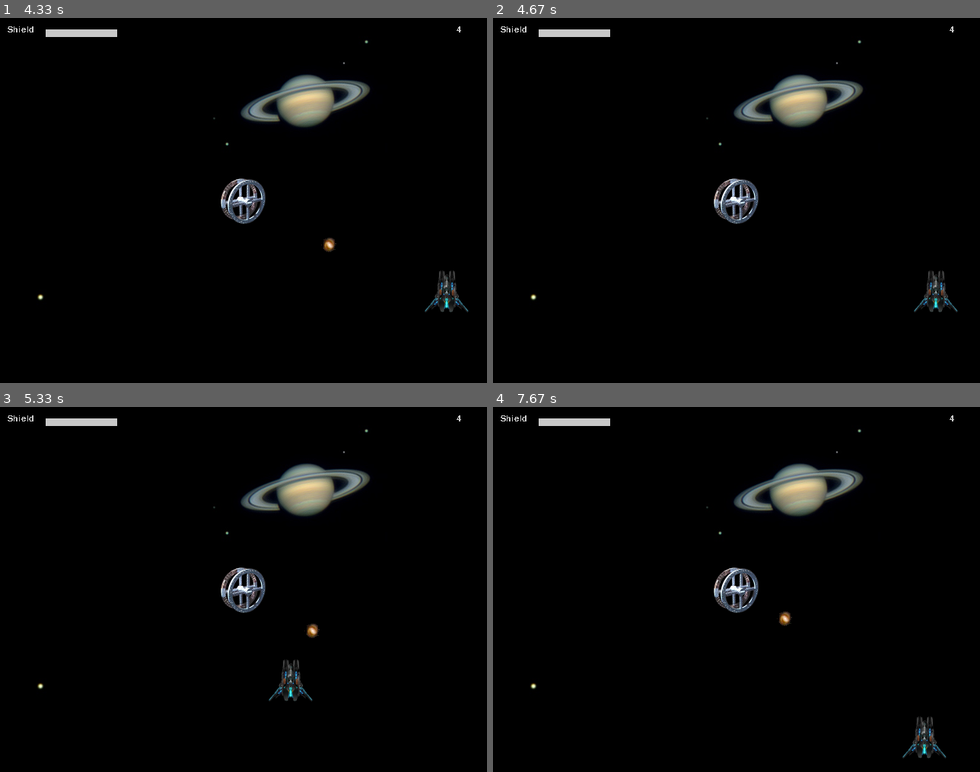
Above: before the commit, frames 1-4 (two rows, left to right).
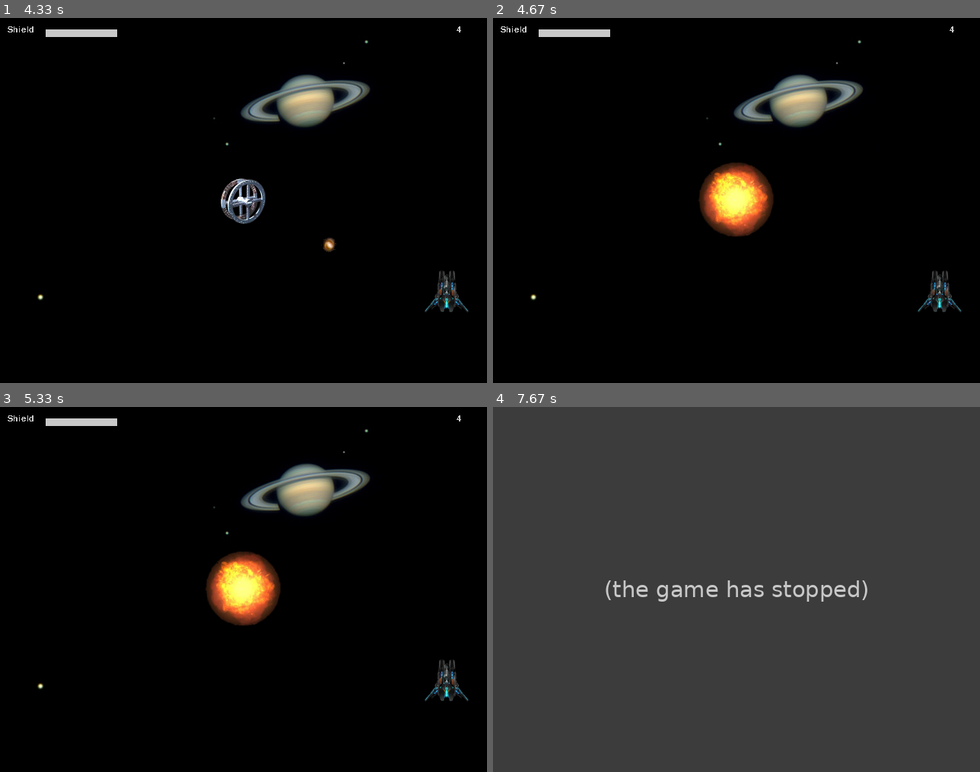
Above: after the commit, the same moments.

Repository: rodrigodub/Output
Game: pygame game, started from ProgramacaoDeJogos/Input06PJ05.py
The game is run twice, just before and just after one commit, with the same random seed, the same clock (stepped at 60 frames per second) and the same inputs.
Inputs:
- Up to frame 1 (4.33 s): tap 4 at 0.33 s; hold 3 1.67-2.13 s; hold 4 3.17-3.63 s
- Up to frame 2 (4.67 s): no input
- Up to frame 3 (5.33 s): no input
- Up to frame 4 (7.67 s): no input

Frame 1 is identical in both runs. In frame 2, 2.9% of the frame differs, in the area x 42-97%, y 39-81%; in frame 3, 3.3%; in frame 4, 99%, in the area x 0-100%, y 0-100%.
After the commit the program exited at 7.58 s; later frames show no game.

Commit message:
PJ5: Done
# v2.123
# 20180202

Diff:
--- a/ProgramacaoDeJogos/Input06PJ05.py
+++ b/ProgramacaoDeJogos/Input06PJ05.py
@@ -6,7 +6,7 @@
 # Usage:
 # > python3 Input06PJ05.py
 #
-# v2.122
+# v2.123
 # 20180202
 #################################################
 __author__ = 'Rodrigo Nobrega'
@@ -41,6 +41,15 @@
         return True
     else:
         return False
+
+# explosion
+def explode(scr, sta, ali):
+    print('BOOM')
+    scr.area.blit(scr.image, ali.blastposprev, ali.blastposprev)
+    scr.area.blit(sta.explosion, sta.expos)
+    pygame.display.update()
+    pygame.time.wait(3000)
+    sys.exit()
 
 
 # screen
@@ -94,6 +103,9 @@
         self.shield2pos.bottomleft = (320, 240)
         self.shield3pos.topleft = (320, 240)
         self.shield4pos.topright = (320, 240)
+        # explosion
+        self.explosion = load_image('explosion.png')
+        self.expos = Rect(270, 190, 100, 100)
 
     def defend(self, scr):
         # params: scr=screen
@@ -228,29 +240,29 @@
             # test if hits the station
             if testinside(self.blastpos.centerx, self.blastpos.centery, 42):
                 if sta.fuel <= 0:
-                    print('BOOOOOOOOM')
+                    explode(scr, sta, self)
                 else:
                     keys = pygame.key.get_pressed()
                     if self.blastvector[0] > 0 and self.blastvector[1] > 0:
                         if keys[K_1]:
                             print('Defended')
                         else:
-                            print('BOOOM')
+                            explode(scr, sta, self)
                     if self.blastvector[0] > 0 and self.blastvector[1] < 0:
                         if keys[K_3]:
                             print('Defended')
                         else:
-                            print('BOOOM')
+                            explode(scr, sta, self)
                     if self.blastvector[0] < 0 and self.blastvector[1] > 0:
                         if keys[K_2]:
                             print('Defended')
                         else:
-                            print('BOOOM')
+                            explode(scr, sta, self)
                     if self.blastvector[0] < 0 and self.blastvector[1] < 0:
                         if keys[K_4]:
                             print('Defended')
                         else:
-                            print('BOOOM')
+                            explode(scr, sta, self)
                 scr.area.blit(scr.image, self.blastposprev, self.blastposprev)
                 self.firestate = 0
 
